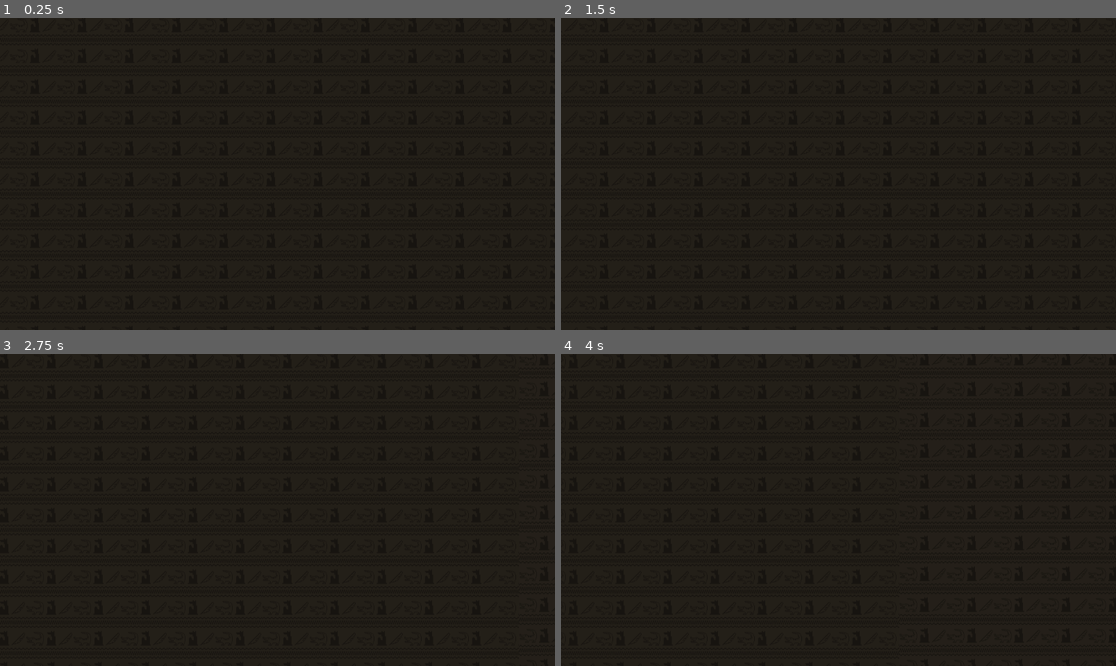
Above: before the commit, frames 1-4 (two rows, left to right).
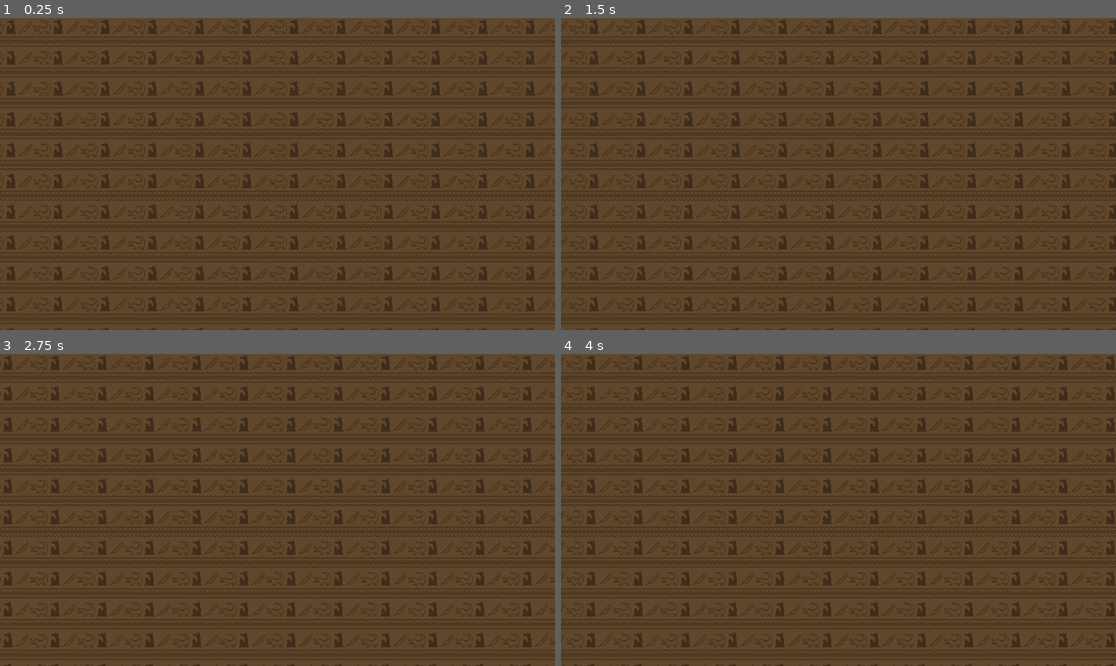
Above: after the commit, the same moments.

Repository: OwlGifter/Weightless
Game: Godot game, scene res://Scenes/end_good_scene.tscn
The game is run twice, just before and just after one commit, with the same random seed, the same clock (stepped at 60 frames per second) and the same inputs. This scene is started directly instead of the project's main scene.
Inputs:
- Up to frame 1 (0.25 s): no input
- Up to frame 2 (1.5 s): no input
- Up to frame 3 (2.75 s): no input
- Up to frame 4 (4 s): no input

The runs differ from the first frame. In frame 1, 100% of the frame differs, in the area x 0-100%, y 0-100%; in frame 2, 100%; in frame 3, 100%; in frame 4, 100%.

Commit message:
update

Diff:
--- a/weightless/Scenes/end_good_scene.tscn
+++ b/weightless/Scenes/end_good_scene.tscn
@@ -6,20 +6,22 @@
 [node name="End Good Scene" type="Node2D"]
 script = ExtResource("1_g02ks")
 
+[node name="HyroglyphsBackground" type="Sprite2D" parent="."]
+modulate = Color(0.797233, 0.667302, 0.509846, 1)
+texture = ExtResource("2_hrl6e")
+centered = false
+
 [node name="Camera2D" type="Camera2D" parent="."]
 anchor_mode = 0
 
-[node name="HyroglyphsBackground" type="Sprite2D" parent="."]
-modulate = Color(0.29219, 0.29219, 0.29219, 1)
-position = Vector2(951, 536)
+[node name="HyroglyphsBackground2" type="Sprite2D" parent="."]
+modulate = Color(0.797233, 0.667302, 0.509846, 1)
+position = Vector2(1860, 0)
 texture = ExtResource("2_hrl6e")
-
-[node name="HyroglyphsBackground2" type="Sprite2D" parent="."]
-modulate = Color(0.295867, 0.295866, 0.295866, 1)
-position = Vector2(2856, 530)
-texture = ExtResource("2_hrl6e")
+centered = false
 
 [node name="HyroglyphsBackground3" type="Sprite2D" parent="."]
-modulate = Color(0.295867, 0.295866, 0.295866, 1)
-position = Vector2(4744, 522)
+modulate = Color(0.797233, 0.667302, 0.509846, 1)
+position = Vector2(3720, 0)
 texture = ExtResource("2_hrl6e")
+centered = false
--- a/weightless/Scripts/end_good_scene.gd
+++ b/weightless/Scripts/end_good_scene.gd
@@ -1,6 +1,6 @@
 extends Node2D
 
-var speed = 5
+var speed = 2
 
 func _process(delta):
 		var new_position = $Camera2D.position + Vector2(speed, 0)
